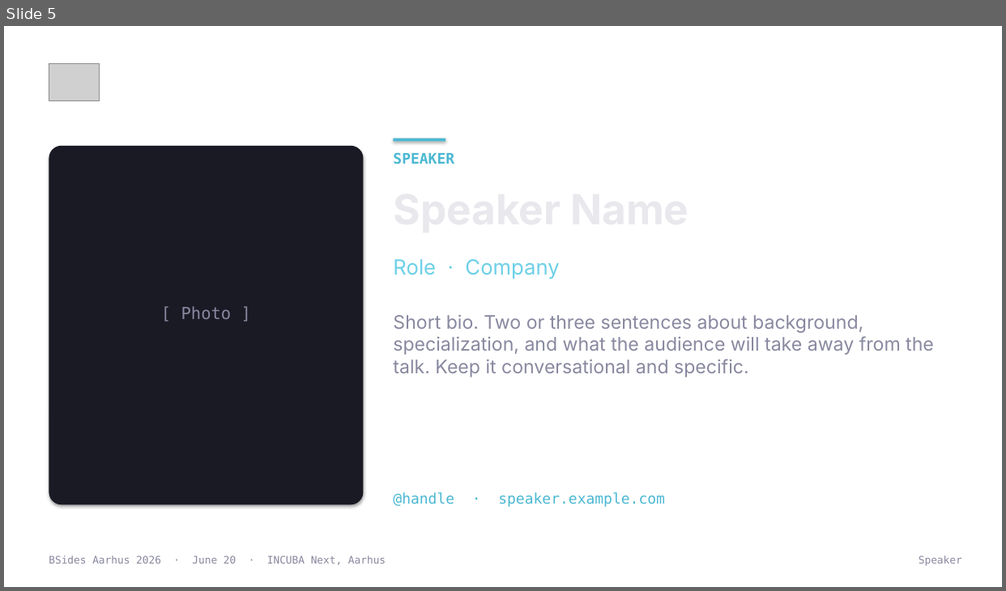
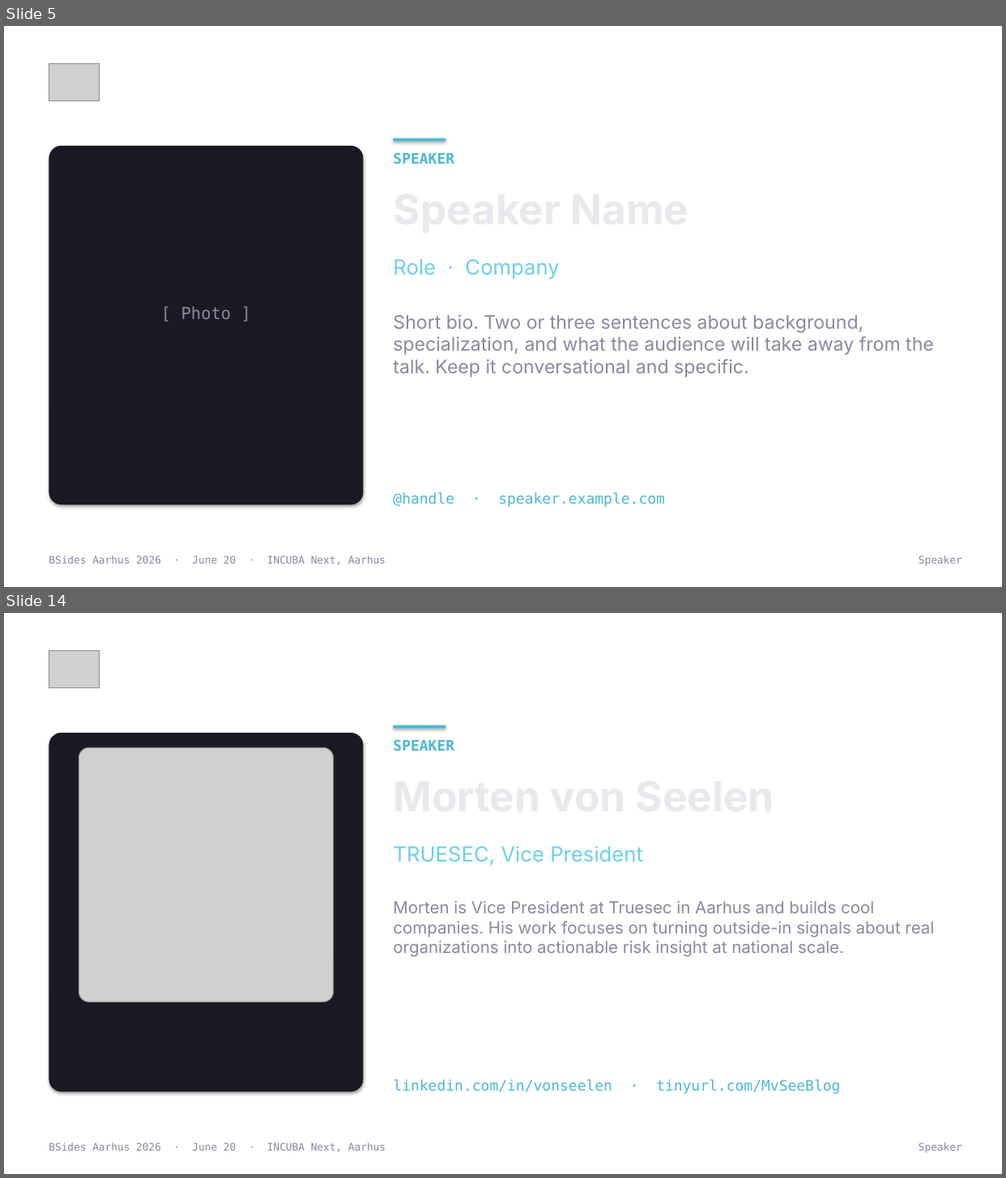
Before and after one commit to BSides-Aarhus/Website-2026, a slide deck: Plans/template-output/bsides-aarhus-2026-template.pptx. Shown one above the other, each under a label of ours: slide 5 before the commit, slides 5 and 14 after it; the slides between them are not shown. The pictures are 1006x591 and 1006x1178 pixels, drawn with LibreOffice and Linux fonts; fonts in the diff are those of the drawing; grey boxes stand for pictures; background and template pictures are left out. Boxes give left, top, right and bottom in pixels: in the first picture for what was removed or moved away, otherwise in the second. Text is boxed around its words. In the diff, an @@ line names an element or a change of style, - is before the commit and + after.

```diff
--- a/Plans/template-output/bsides-aarhus-2026-template.pptx
+++ b/Plans/template-output/bsides-aarhus-2026-template.pptx
@@ slide 14 added at (x1=4, y1=613, x2=1002, y2=1174), background picture (left out) @@
@@ picture added at (x1=49, y1=650, x2=100, y2=688) @@
@@ rounded rectangle added at (x1=49, y1=733, x2=364, y2=1093), fill #1A1A25 @@
@@ rectangle added at (x1=394, y1=726, x2=445, y2=728), fill #4AB8D2 @@
@@ picture added at (x1=79, y1=747, x2=334, y2=1003) @@
@@ text added at (x1=393, y1=739, x2=454, y2=751), 14 pt, text #4AB8D2, bold @@
+SPEAKER
@@ text added at (x1=393, y1=846, x2=643, y2=866), 20 pt, text #6DD0E7 @@
+TRUESEC, Vice President
@@ text added at (x1=393, y1=901, x2=449, y2=914), 40 pt, text #E8E8ED, bold @@
+Morten von Seelen
@@ text added at (x1=393, y1=901, x2=934, y2=957), 16 pt, text #8888A0 @@
+Morten is Vice President at Truesec in Aarhus and builds cool companies. His work focuses on turning outside-in signals about real organizations into actionable risk insight at national scale.
@@ text added at (x1=393, y1=1080, x2=840, y2=1094), 14 pt, text #4AB8D2 @@
+linkedin.com/in/vonseelen · tinyurl.com/MvSeeBlog
@@ text added at (x1=49, y1=1143, x2=386, y2=1152), 10 pt, text #8888A0 @@
+BSides Aarhus 2026 · June 20 · INCUBA Next, Aarhus
@@ text added at (x1=918, y1=1143, x2=962, y2=1153), 10 pt, text #8888A0 @@
+Speaker
```
Also in this commit, not shown: 10 other slides added, 1 other file.
